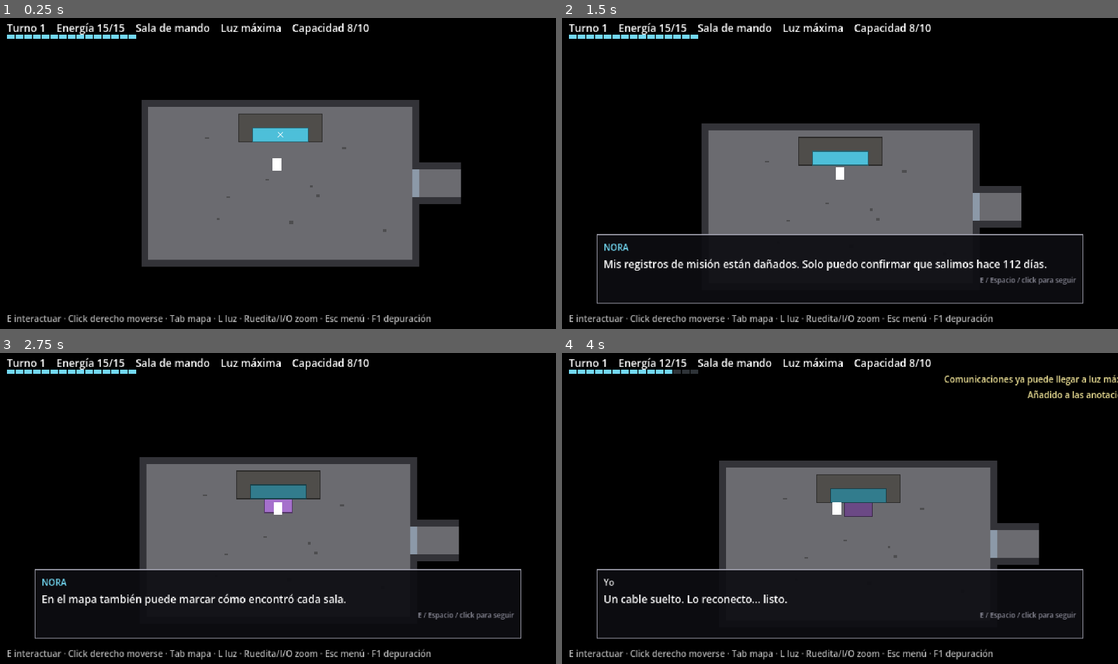
Above: before the commit, frames 1-4 (two rows, left to right).
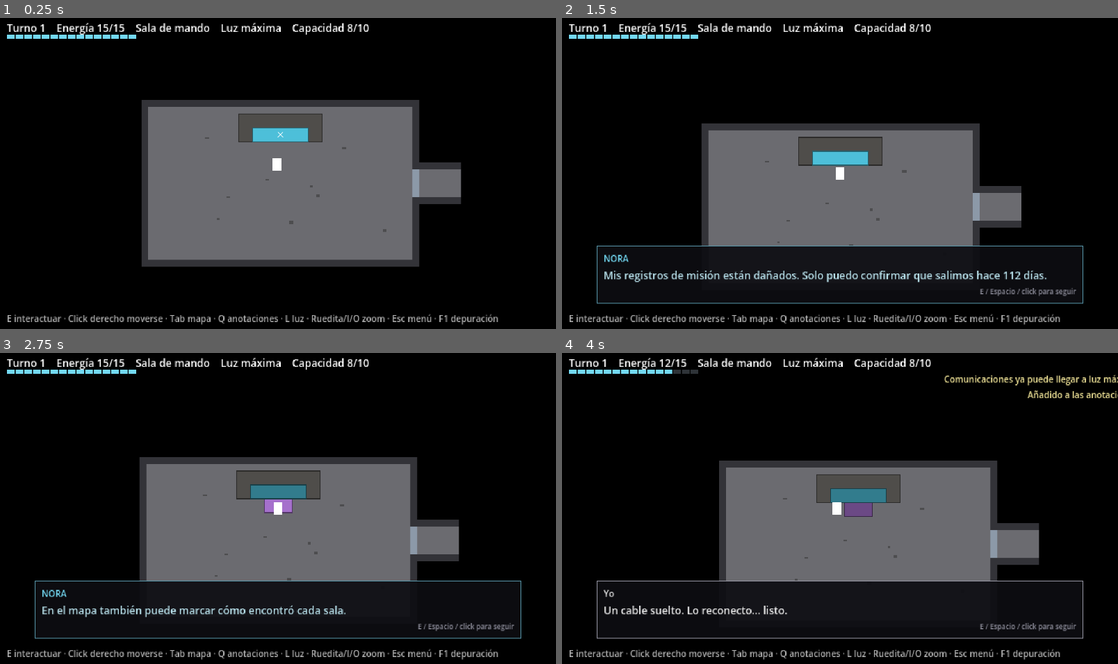
Above: after the commit, the same moments.

Repository: TeoBeltran/What-The-Ship-Remembers
Game: Godot game, scene res://escenas/juego.tscn
Two runs of this game, one before a commit and one after it. Both use one fixed random seed, a clock stepped at 60 frames per second and the inputs below.
Inputs (mouse positions are in pixels of both pictures, inside the frame that each line leads up to):
- Up to frame 1 (0.25 s): no input
- Up to frame 2 (1.5 s): tap Enter at 0.5 s; move the mouse to (962, 157) at 0.52 s; hold Right 0.53-1.28 s; tap Q at 0.6 s; click (962, 157) at 0.67 s; tap Space at 0.77, 1.07 s; tap Tab at 0.8, 1.35 s; move the mouse to (728, 189) at 1.27 s; hold Down from 1.28 s (still down); click (728, 189) at 1.42 s
- Up to frame 3 (2.75 s): tap Space at 1.52, 1.82 s; tap 1 at 1.55, 2.1 s; move the mouse to (333, 440) at 2.02 s; release Down at 2.03 s; hold Right from 2.03 s (still down); click (333, 440) at 2.17 s; tap 2 at 2.3 s
- Up to frame 4 (4 s): tap Space at 2.75, 3.02, 3.32, 3.77 s; move the mouse to (812, 570) at 2.77 s; release Right at 2.78 s; hold Up 2.78-3.53 s; tap 2 at 2.85 s; click (812, 570) at 2.92 s; tap 3 at 3.05, 3.6 s; move the mouse to (1006, 555) at 3.52 s; hold Left from 3.53 s (still down); click (1006, 555) at 3.67 s; tap E at 3.8 s

The runs differ from the first frame. In frame 1, 0.7% of the frame differs, in the area x 39-90%, y 95-99%; in frame 2, 6.2%, in the area x 6-94%, y 69-99%; in frame 3, 5.5%; in frame 4, 4.3%.

Commit message:
Paso 8: NORA, anotaciones e inventario

Diff:
--- a/what-the-ship-remembers/datos/textos.json
+++ b/what-the-ship-remembers/datos/textos.json
@@ -452,6 +452,13 @@
       "texto": "Voy a descansar un rato."
     }
   ],
+  "SIS_NORA_MENU": [
+    {
+      "orden": 1,
+      "hablante": "NORA",
+      "texto": "¿En qué puedo ayudarle?"
+    }
+  ],
   "T_COM_M": [
     {
       "orden": 1,
--- a/what-the-ship-remembers/scripts/estado.gd
+++ b/what-the-ship-remembers/scripts/estado.gd
@@ -50,6 +50,8 @@
 var marcas: Dictionary = {}           # sala -> "Pa"/"Pr"/"Ft" (del jugador, por turno)
 var inventario: Array[String] = []
 var anotaciones: Array[String] = []
+var anotaciones_turno: Dictionary = {} # id de anotación -> turno en que se agregó (paso 8)
+var conversaciones: Array = []        # conversaciones con NORA ya tenidas, en orden: {id, turno} (paso 8)
 
 
 func _init() -> void:
@@ -106,6 +108,8 @@
 	visitadas.clear()
 	inventario.clear()
 	anotaciones.clear()
+	anotaciones_turno.clear()
+	conversaciones.clear()
 	empezar_turno()
 
 
@@ -242,6 +246,8 @@
 		return false
 	_gastar(costo_interaccion(id))
 	obj[id]["usado"] = true
+	if es_conversacion(id):
+		conversaciones.append({"id": id, "turno": turno})
 	objeto_usado.emit(id)
 	for d in objetos[id]["disparadores"]:
 		_ejecutar_disparador(int(d["tipo"]), str(d["param"]))
@@ -264,6 +270,7 @@
 		4:
 			if not anotaciones.has(param):
 				anotaciones.append(param)
+				anotaciones_turno[param] = turno
 			anotacion_agregada.emit(param)
 		5:
 			obj[param]["desdibujado"] = true
@@ -278,6 +285,41 @@
 			if id.begins_with("desbloquear_"):
 				desbloquear(id.trim_prefix("desbloquear_"))
 	evento_especial.emit(id)
+
+
+# ============================================================
+# NORA (paso 8)
+# ============================================================
+
+## Las conversaciones con NORA son los objetos MAN_N* (consola de la sala de mando).
+func es_conversacion(id: String) -> bool:
+	return id.begins_with("MAN_N")
+
+
+## Conversaciones que se pueden elegir ahora en la consola (no forzadas: esas salen solas).
+func conversaciones_disponibles() -> Array:
+	var lista := []
+	for id in objetos:
+		if es_conversacion(id) and not objetos[id]["forzada"] and se_puede_usar(id):
+			lista.append(id)
+	lista.sort_custom(func(a, b): return int(a.trim_prefix("MAN_N")) < int(b.trim_prefix("MAN_N")))
+	return lista
+
+
+## Líneas de texto de una conversación (su primer disparador de texto).
+func lineas_de(id: String) -> Array:
+	for d in objetos[id]["disparadores"]:
+		if int(d["tipo"]) == 1:
+			return textos.get(str(d["param"]), [])
+	return []
+
+
+## Tema que ve el jugador en el menú de NORA: la primera línea del personaje (sin comillas ni puntos suspensivos finales).
+func tema_de(id: String) -> String:
+	for l in lineas_de(id):
+		if l["hablante"] == "PERSONAJE":
+			return str(l["texto"])
+	return "Hablar"
 
 
 ## Primera interacción forzada pendiente en la sala actual ("" = ninguna). La usa el juego para las cinemáticas.
--- a/what-the-ship-remembers/scripts/interfaz.gd
+++ b/what-the-ship-remembers/scripts/interfaz.gd
@@ -3,12 +3,24 @@
 ## avisos, indicación para interactuar, fundido a negro entre turnos y menú de pausa (Esc).
 ## Paso 6: panel de luz (L) para repartir la capacidad entre las salas (atajo; también se hace desde el mapa).
 ## Paso 7: barra de energía y mapa con Tab (scripts/mapa.gd).
+## Paso 8: menú de NORA (opciones en lista), voz de NORA "de otro tiempo" (hablante NORA_OTRA)
+##         y menú del personaje con Q (scripts/menu_personaje.gd).
 
 signal dialogo_terminado
 signal respuesta(indice: int)
 signal luz_pedida(sala: String, nivel: int)  # el jugador quiere cambiar la luz desde el panel
 
-const NOMBRE_HABLANTE := {"PERSONAJE": "Yo", "NORA": "NORA"}
+const NOMBRE_HABLANTE := {"PERSONAJE": "Yo", "NORA": "NORA", "NORA_OTRA": "NORA"}
+
+## Estilo de cada voz en greybox: color del nombre, color del texto y borde de la caja.
+## NORA_OTRA = NORA hablando con datos de otro tiempo (01, sección 2.1): parecida, pero más "limpia".
+## Es a propósito sutil: el jugador lo tiene que notar comparando, no por un cartel.
+const VOCES := {
+	"PERSONAJE": {"nombre": Color(0.9, 0.9, 0.9), "texto": Color(0.92, 0.92, 0.92), "borde": Color(0.6, 0.6, 0.65)},
+	"NORA": {"nombre": Color(0.45, 0.85, 0.95), "texto": Color(0.72, 0.88, 0.92), "borde": Color(0.35, 0.6, 0.68)},
+	"NORA_OTRA": {"nombre": Color(0.8, 0.97, 1.0), "texto": Color(1.0, 1.0, 1.0), "borde": Color(0.75, 0.92, 0.98)},
+}
+const CAJA_ABAJO := 330.0  # la caja de diálogo crece hacia arriba desde acá
 const NOMBRE_AUDIO := {"estatica": "estática de radio", "chisporroteo": "chisporroteo eléctrico"}
 
 var estado: Label
@@ -21,11 +33,13 @@
 var caja_texto: Label
 var menu: Control
 var caja_pie: Label
-var caja_opciones: HBoxContainer
+var caja_opciones: BoxContainer
 var negro: ColorRect
 var negro_texto: Label
 var mapa: Control
+var menu_personaje: Control
 var barra_energia: Control
+var _estilo_caja: StyleBoxFlat
 
 var _cola: Array = []          # líneas pendientes {hablante, texto}
 var _tiempo_mensaje := 0.0
@@ -41,6 +55,8 @@
 	# El mapa va primero: los mensajes y el estado se dibujan por encima.
 	mapa = preload("res://scripts/mapa.gd").new()
 	add_child(mapa)
+	menu_personaje = preload("res://scripts/menu_personaje.gd").new()
+	add_child(menu_personaje)
 	estado = _label(Vector2(8, 4), 12)
 	_crear_barra_energia()
 	mensaje = _label(Vector2(8, 284), 12)
@@ -72,6 +88,8 @@
 
 
 func _process(delta: float) -> void:
+	if caja.visible:
+		_acomodar_caja()
 	if _tiempo_mensaje > 0:
 		_tiempo_mensaje -= delta
 		if _tiempo_mensaje <= 0:
@@ -113,12 +131,12 @@
 	caja = PanelContainer.new()
 	caja.position = Vector2(40, 250)
 	caja.size = Vector2(560, 80)
-	var estilo := StyleBoxFlat.new()
-	estilo.bg_color = Color(0.05, 0.05, 0.07, 0.92)
-	estilo.border_color = Color(0.6, 0.6, 0.65)
-	estilo.set_border_width_all(1)
-	estilo.set_content_margin_all(8)
-	caja.add_theme_stylebox_override("panel", estilo)
+	_estilo_caja = StyleBoxFlat.new()
+	_estilo_caja.bg_color = Color(0.05, 0.05, 0.07, 0.92)
+	_estilo_caja.border_color = Color(0.6, 0.6, 0.65)
+	_estilo_caja.set_border_width_all(1)
+	_estilo_caja.set_content_margin_all(8)
+	caja.add_theme_stylebox_override("panel", _estilo_caja)
 	var v := VBoxContainer.new()
 	caja.add_child(v)
 	caja_hablante = Label.new()
@@ -129,8 +147,7 @@
 	caja_texto.autowrap_mode = TextServer.AUTOWRAP_WORD_SMART
 	caja_texto.custom_minimum_size = Vector2(540, 0)
 	v.add_child(caja_texto)
-	caja_opciones = HBoxContainer.new()
-	caja_opciones.add_theme_constant_override("separation", 40)
+	caja_opciones = BoxContainer.new()  # horizontal (Sí / No) o vertical (menú de NORA)
 	caja_opciones.alignment = BoxContainer.ALIGNMENT_CENTER
 	caja_opciones.visible = false
 	v.add_child(caja_opciones)
@@ -144,6 +161,13 @@
 	add_child(caja)
 
 
+## La caja queda apoyada abajo y crece hacia arriba según el contenido (se llama cada cuadro mientras se ve).
+func _acomodar_caja() -> void:
+	var alto := caja.get_combined_minimum_size().y
+	caja.size = Vector2(560, alto)
+	caja.position = Vector2(40, CAJA_ABAJO - alto)
+
+
 func dialogo_activo() -> bool:
 	return caja.visible
 
@@ -163,10 +187,13 @@
 	var l: Dictionary = _cola.pop_front()
 	var h: String = l["hablante"]
 	caja_hablante.text = NOMBRE_HABLANTE.get(h, h)
-	# NORA en otro color (en greybox, su "voz").
-	caja_hablante.add_theme_color_override("font_color", Color(0.45, 0.85, 0.95) if h == "NORA" else Color(0.9, 0.9, 0.9))
+	var voz: Dictionary = VOCES.get(h, VOCES["PERSONAJE"])
+	caja_hablante.add_theme_color_override("font_color", voz["nombre"])
+	caja_texto.add_theme_color_override("font_color", voz["texto"])
+	_estilo_caja.border_color = voz["borde"]
 	caja_texto.text = l["texto"]
 	caja.visible = true
+	_acomodar_caja()
 
 
 func avanzar_dialogo() -> void:
@@ -178,9 +205,14 @@
 
 ## Muestra una línea con opciones (←/→ o A/D para elegir, E/Enter/Espacio o click para confirmar).
 ## Emite respuesta(indice) al elegir.
-func preguntar(linea: Dictionary, opciones: Array) -> void:
+## vertical = true: una opción debajo de la otra (para listas largas, como el menú de NORA).
+func preguntar(linea: Dictionary, opciones: Array, vertical := false) -> void:
 	_cola.clear()
+	caja_opciones.vertical = vertical
+	caja_opciones.alignment = BoxContainer.ALIGNMENT_BEGIN if vertical else BoxContainer.ALIGNMENT_CENTER
+	caja_opciones.add_theme_constant_override("separation", 1 if vertical else 40)
 	for b in caja_opciones.get_children():
+		caja_opciones.remove_child(b)  # sacarlas ya: si no, _marcar las cuenta hasta el cuadro siguiente
 		b.queue_free()
 	# Cada opción: una marca ">" de ancho fijo (solo se prende la elegida) + el botón. El texto nunca se mueve.
 	for i in opciones.size():
@@ -197,6 +229,9 @@
 		b.focus_mode = Control.FOCUS_NONE
 		b.custom_minimum_size = Vector2(110, 0)
 		b.add_theme_font_size_override("font_size", 11)
+		if vertical:
+			b.flat = true
+			b.alignment = HORIZONTAL_ALIGNMENT_LEFT
 		b.pressed.connect(func(): _elegir(i))
 		b.mouse_entered.connect(func(): _seleccion = i; _marcar())
 		fila.add_child(b)
@@ -206,7 +241,7 @@
 	_pregunta = true
 	_seleccion = 0
 	caja_opciones.visible = true
-	caja_pie.text = "←/→ elegir · E / Enter confirmar"
+	caja_pie.text = ("↑/↓" if vertical else "←/→") + " elegir · E / Enter confirmar"
 	_marcar.call_deferred()
 
 
--- a/what-the-ship-remembers/scripts/juego.gd
+++ b/what-the-ship-remembers/scripts/juego.gd
@@ -6,8 +6,10 @@
 ##         descansar hablando con NORA (cuando no tiene nada nuevo) y fin de turno al quedarse sin energía.
 ## Paso 6: luz. Panel con L para repartir la capacidad; oscuridad por sala.
 ## Paso 7: mapa manteniendo Tab (luz con la rueda o L, marcas Pa/Pr/Ft) y barra de energía.
+## Paso 8: consola de NORA con menú de temas (conversaciones disponibles, descansar, nada por ahora)
+##         y menú del personaje con Q (anotaciones, conversaciones con NORA, inventario).
 ##
-## Controles: E interactuar · Tab mapa · L luz · ruedita / I / O zoom · Esc menú
+## Controles: E interactuar · Tab mapa · Q anotaciones · L luz · ruedita / I / O zoom · Esc menú
 ## Pantalla: F11 pantalla completa
 ## Depuración (provisoria): F1 info e IDs · F2 abrir sala común · F3 recargar energía
 ##                          F4 turno siguiente · F5 cambiar la luz de la sala actual
@@ -24,6 +26,7 @@
 var _fin_turno := false  # durante el texto y el fundido a negro entre turnos
 var _alfa_terminado := false
 var _ultima_pos := Vector2.ZERO  # última posición dentro de la sala actual (para volver si no puede pasar)
+var _opciones_nora: Array = []  # lo que significa cada opción de la pregunta abierta: id de conversación, "descansar" o "nada"
 
 @onready var nave: Node2D = $Nave
 @onready var personaje: CharacterBody2D = $Personaje
@@ -67,7 +70,7 @@
 
 
 func _physics_process(_delta: float) -> void:
-	personaje.bloqueado = ui.dialogo_activo() or _fin_turno or ui.luz_abierta() or ui.mapa.visible
+	personaje.bloqueado = ui.dialogo_activo() or _fin_turno or ui.luz_abierta() or ui.mapa.visible or ui.menu_personaje.visible
 	# ¿Entró a otra sala? (en los pasillos no se cambia de sala)
 	var sala: String = nave.sala_en(personaje.position)
 	if sala != "" and sala != Estado.sala_actual:
@@ -82,7 +85,7 @@
 		_pendiente = null
 		if obj.rect_global().grow(ALCANCE + 4 * E).has_point(personaje.position):
 			_interactuar_con(obj)
-	if ui.dialogo_activo() or ui.menu_abierto() or ui.luz_abierta() or ui.mapa.visible or _fin_turno or _alfa_terminado:
+	if ui.dialogo_activo() or ui.menu_abierto() or ui.luz_abierta() or ui.mapa.visible or ui.menu_personaje.visible or _fin_turno or _alfa_terminado:
 		return
 	# Cinemática en curso: cuando llega (o se traba), recién ahí se dispara la interacción forzada.
 	if _cinematica != "":
@@ -162,16 +165,47 @@
 	_fin_turno = false
 
 
-## NORA sin nada nuevo: pregunta si querés descansar (terminar el turno).
-func _preguntar_descanso() -> void:
-	var lineas: Array = Estado.textos.get("SIS_DESCANSAR_PREGUNTA", [])
-	var linea: Dictionary = lineas[-1] if not lineas.is_empty() else {"hablante": "NORA", "texto": "¿Desea descansar?"}
-	ui.preguntar(linea, ["Sí, descansar", "Todavía no"])
+# ============================================================
+# Consola de NORA (paso 8)
+# ============================================================
+# Con temas nuevos: menú con un tema por conversación disponible + Descansar + Nada por ahora.
+# Sin temas: "No tengo nada nuevo para informarle. ¿Desea descansar?" (Sí / Todavía no).
+# Al terminar una conversación elegida, si quedan temas, el menú vuelve solo.
+
+func _linea_sistema(id: String, por_defecto: String) -> Dictionary:
+	var lineas: Array = Estado.textos.get(id, [])
+	return lineas[-1] if not lineas.is_empty() else {"hablante": "NORA", "texto": por_defecto}
+
+
+func _hablar_con_nora() -> void:
+	var temas := Estado.conversaciones_disponibles()
+	if temas.is_empty():
+		_opciones_nora = ["descansar", "nada"]
+		ui.preguntar(_linea_sistema("SIS_DESCANSAR_PREGUNTA", "No tengo nada nuevo para informarle. ¿Desea descansar?"),
+			["Sí, descansar", "Todavía no"])
+		return
+	_opciones_nora = temas.duplicate()
+	var textos: Array = []
+	for id in temas:
+		textos.append(Estado.tema_de(id))
+	_opciones_nora.append_array(["descansar", "nada"])
+	textos.append_array(["Descansar (terminar el turno)", "Nada por ahora"])
+	ui.preguntar(_linea_sistema("SIS_NORA_MENU", "¿En qué puedo ayudarle?"), textos, true)
 
 
 func _on_respuesta(indice: int) -> void:
-	if indice == 0:
-		_terminar_turno(Estado.textos.get("SIS_DESCANSAR_SI", []))
+	var eleccion: String = _opciones_nora[indice] if indice < _opciones_nora.size() else "nada"
+	_opciones_nora = []
+	match eleccion:
+		"descansar":
+			_terminar_turno(Estado.textos.get("SIS_DESCANSAR_SI", []))
+		"nada":
+			pass
+		_:
+			if Estado.interactuar(eleccion):
+				await ui.dialogo_terminado
+				if not Estado.conversaciones_disponibles().is_empty() and not _fin_turno:
+					_hablar_con_nora()
 
 
 func _process(_delta: float) -> void:
@@ -207,12 +241,12 @@
 
 
 func _interactuar_con(obj) -> void:
+	if obj.es_consola:
+		_hablar_con_nora()
+		return
 	var id: String = obj.id_usable()
 	if id != "":
 		Estado.interactuar(id)
-		return
-	if obj.es_consola:
-		_preguntar_descanso()
 		return
 	var pendiente: String = obj.id_visible_pendiente()
 	if pendiente == "":
@@ -222,19 +256,21 @@
 
 
 func _actualizar_indicacion() -> void:
-	if ui.dialogo_activo() or ui.menu_abierto() or ui.luz_abierta() or ui.mapa.visible or _fin_turno or _cinematica != "":
+	if ui.dialogo_activo() or ui.menu_abierto() or ui.luz_abierta() or ui.mapa.visible or ui.menu_personaje.visible or _fin_turno or _cinematica != "":
 		ui.indicacion.text = ""
 		return
 	var obj = objeto_cercano()
 	if obj == null:
 		ui.indicacion.text = ""
 		return
+	if obj.es_consola:
+		var nuevos := Estado.conversaciones_disponibles().size()
+		ui.indicacion.text = "E: hablar con NORA" + ("" if nuevos == 0 else " (%d %s)" % [nuevos, "tema nuevo" if nuevos == 1 else "temas nuevos"])
+		return
 	var id: String = obj.id_usable()
 	if id != "":
 		var costo: int = Estado.costo_interaccion(id)
-		ui.indicacion.text = ("E: hablar con NORA" if obj.es_consola else "E: investigar " + obj.nombre()) + ("" if costo == 0 else " (%d)" % costo)
-	elif obj.es_consola:
-		ui.indicacion.text = "E: hablar con NORA"
+		ui.indicacion.text = "E: investigar " + obj.nombre() + ("" if costo == 0 else " (%d)" % costo)
 	elif obj.id_visible_pendiente() != "":
 		var costo: int = Estado.costo_interaccion(obj.id_visible_pendiente())
 		ui.indicacion.text = "E: investigar %s (%d) — no alcanza la energía" % [obj.nombre(), costo]
@@ -263,7 +299,7 @@
 		ui.depuracion.text = "[DEPURACIÓN] Tiempo: %s · Luz: %d · Capacidad %d/%d · F2 abrir sala común · F3 energía · F4 turno · F5 luz" % [
 			Estado.tiempo_de(sala), Estado.luz[sala], Estado.capacidad_usada(), Estado.cfg("capacidad_luz")]
 	else:
-		ui.depuracion.text = "E interactuar · Click derecho moverse · Tab mapa · L luz · Ruedita/I/O zoom · Esc menú · F1 depuración"
+		ui.depuracion.text = "E interactuar · Click derecho moverse · Tab mapa · Q anotaciones · L luz · Ruedita/I/O zoom · Esc menú · F1 depuración"
 
 
 func _set_depuracion(valor: bool) -> void:
@@ -291,6 +327,10 @@
 func _unhandled_input(event: InputEvent) -> void:
 	# Menú de pausa
 	if event.is_action_pressed("ui_cancel"):
+		if ui.menu_personaje.visible:
+			ui.menu_personaje.cerrar()
+			get_viewport().set_input_as_handled()
+			return
 		if ui.mapa.visible:
 			ui.mapa.cerrar()
 			get_viewport().set_input_as_handled()
@@ -306,6 +346,38 @@
 		get_viewport().set_input_as_handled()
 		return
 	if ui.menu_abierto() or _alfa_terminado:
+		return
+	# Menú del personaje (Q): anotaciones, conversaciones, inventario.
+	if ui.menu_personaje.visible:
+		if event is InputEventKey and event.pressed:
+			match event.keycode:
+				KEY_Q:
+					if not event.echo:
+						ui.menu_personaje.cerrar()
+				KEY_LEFT, KEY_A:
+					ui.menu_personaje.cambiar_pestana(-1)
+				KEY_RIGHT, KEY_D, KEY_TAB:
+					ui.menu_personaje.cambiar_pestana(1)
+				KEY_1, KEY_KP_1:
+					ui.menu_personaje.elegir(0)
+				KEY_2, KEY_KP_2:
+					ui.menu_personaje.elegir(1)
+				KEY_3, KEY_KP_3:
+					ui.menu_personaje.elegir(2)
+				KEY_UP, KEY_W:
+					ui.menu_personaje.desplazar(-1)
+				KEY_DOWN, KEY_S:
+					ui.menu_personaje.desplazar(1)
+		get_viewport().set_input_as_handled()
+		return
+	if event is InputEventKey and event.pressed and not event.echo and event.keycode == KEY_Q:
+		if not (ui.dialogo_activo() or ui.pregunta_activa() or ui.luz_abierta() or _fin_turno or _cinematica != ""):
+			if ui.mapa.visible:
+				ui.mapa.cerrar()
+			personaje.detener()
+			_pendiente = null
+			ui.menu_personaje.abrir()
+		get_viewport().set_input_as_handled()
 		return
 	# Tab abre y cierra el mapa (no durante diálogos, el panel de luz ni el cambio de turno).
 	if event is InputEventKey and event.pressed and not event.echo and event.keycode == KEY_TAB:
--- /dev/null
+++ b/what-the-ship-remembers/scripts/menu_personaje.gd
@@ -0,0 +1,179 @@
+extends Control
+## Menú del personaje (paso 8), se abre y cierra con Q (Esc también cierra).
+## Tres pestañas: Anotaciones (hechos, agrupados por turno), Conversaciones (lo que dijo NORA,
+## para releer y comparar) e Inventario.
+## ←/→ (A/D) o 1/2/3 cambian de pestaña · ↑/↓ (W/S) o la ruedita desplazan · click en las pestañas.
+## La interfaz está a 640x360 (se escala con el CanvasLayer).
+
+const PESTANAS := ["Anotaciones", "Conversaciones", "Inventario"]
+const C_TITULO := "#e0e0e0"
+const C_TURNO := "#8a8f99"
+const C_TEXTO := "#d8d8d8"
+const C_VACIO := "#6a6e76"
+const C_YO := "#e6e6e6"
+
+var _pestana := 0
+var _botones: Array[Button] = []
+var _texto: RichTextLabel
+
+
+func _ready() -> void:
+	position = Vector2(0, 0)
+	size = Vector2(640, 360)
+	mouse_filter = Control.MOUSE_FILTER_STOP
+	visible = false
+	var fondo := ColorRect.new()
+	fondo.color = Color(0, 0, 0, 0.6)
+	fondo.size = size
+	fondo.mouse_filter = Control.MOUSE_FILTER_IGNORE
+	add_child(fondo)
+	var panel := PanelContainer.new()
+	panel.position = Vector2(40, 28)
+	panel.size = Vector2(560, 300)
+	var estilo := StyleBoxFlat.new()
+	estilo.bg_color = Color(0.05, 0.05, 0.07, 0.96)
+	estilo.border_color = Color(0.6, 0.6, 0.65)
+	estilo.set_border_width_all(1)
+	estilo.set_content_margin_all(10)
+	panel.add_theme_stylebox_override("panel", estilo)
+	add_child(panel)
+	var v := VBoxContainer.new()
+	v.add_theme_constant_override("separation", 6)
+	panel.add_child(v)
+	var fila := HBoxContainer.new()
+	fila.add_theme_constant_override("separation", 6)
+	v.add_child(fila)
+	for i in PESTANAS.size():
+		var b := Button.new()
+		b.text = "%d  %s" % [i + 1, PESTANAS[i]]
+		b.toggle_mode = true
+		b.focus_mode = Control.FOCUS_NONE
+		b.add_theme_font_size_override("font_size", 11)
+		b.pressed.connect(func(): elegir(i))
+		fila.add_child(b)
+		_botones.append(b)
+	_texto = RichTextLabel.new()
+	_texto.bbcode_enabled = true
+	_texto.scroll_active = true
+	_texto.scroll_following = false
+	_texto.custom_minimum_size = Vector2(540, 236)
+	_texto.size_flags_vertical = Control.SIZE_EXPAND_FILL
+	_texto.add_theme_font_size_override("normal_font_size", 11)
+	_texto.add_theme_font_size_override("bold_font_size", 11)
+	_texto.focus_mode = Control.FOCUS_NONE
+	v.add_child(_texto)
+	var pie := Label.new()
+	pie.text = "←/→ o 1/2/3 pestaña · ↑/↓ o ruedita desplazar · Q / Esc cerrar"
+	pie.add_theme_font_size_override("font_size", 8)
+	pie.add_theme_color_override("font_color", Color(0.55, 0.55, 0.6))
+	pie.horizontal_alignment = HORIZONTAL_ALIGNMENT_RIGHT
+	v.add_child(pie)
+
+
+func abrir() -> void:
+	visible = true
+	elegir(_pestana)
+
+
+func cerrar() -> void:
+	visible = false
+
+
+func elegir(i: int) -> void:
+	_pestana = posmod(i, PESTANAS.size())
+	for j in _botones.size():
+		_botones[j].button_pressed = j == _pestana
+	_texto.clear()
+	match _pestana:
+		0:
+			_texto.append_text(_anotaciones())
+		1:
+			_texto.append_text(_conversaciones())
+		2:
+			_texto.append_text(_inventario())
+	# Anotaciones y conversaciones: se abre al final (lo más nuevo); inventario, arriba.
+	if _pestana < 2:
+		_bajar_al_final.call_deferred()
+	else:
+		_texto.scroll_to_line(0)
+
+
+func _bajar_al_final() -> void:
+	_texto.scroll_to_line(maxi(_texto.get_line_count() - 1, 0))
+
+
+func cambiar_pestana(paso: int) -> void:
+	elegir(_pestana + paso)
+
+
+func desplazar(paso: int) -> void:
+	var barra := _texto.get_v_scroll_bar()
+	barra.value += paso * 14
+
+
+# ------------------------------------------------------------
+# Contenido de cada pestaña (BBCode)
+# ------------------------------------------------------------
+
+static func _limpio(t: String) -> String:
+	return t.replace("[", "[lb]")
+
+
+func _anotaciones() -> String:
+	if Estado.anotaciones.is_empty():
+		return "[color=%s]Todavía no anoté nada.[/color]" % C_VACIO
+	var s := ""
+	var turno_actual := -1
+	for id in Estado.anotaciones:
+		var t := int(Estado.anotaciones_turno.get(id, 0))
+		if t != turno_actual:
+			turno_actual = t
+			s += ("\n" if s != "" else "") + "[color=%s]Turno %d[/color]\n" % [C_TURNO, t]
+		s += "[color=%s]·  %s[/color]\n" % [C_TEXTO, _limpio(str(Estado.anotaciones_txt.get(id, id)))]
+	return s
+
+
+func _conversaciones() -> String:
+	if Estado.conversaciones.is_empty():
+		return "[color=%s]Todavía no hablé con NORA.[/color]" % C_VACIO
+	var voces: Dictionary = get_parent().VOCES
+	var s := ""
+	var turno_actual := -1
+	for c in Estado.conversaciones:
+		if int(c["turno"]) != turno_actual:
+			turno_actual = int(c["turno"])
+			s += ("\n" if s != "" else "") + "[color=%s]Turno %d[/color]\n" % [C_TURNO, turno_actual]
+		else:
+			s += "[color=%s]  ·[/color]\n" % C_TURNO  # separa conversaciones del mismo turno
+		for l in Estado.lineas_de(c["id"]):
+			var h: String = l["hablante"]
+			var texto := _limpio(str(l["texto"]))
+			if h == "PERSONAJE":
+				s += "[color=%s]Yo: %s[/color]\n" % [C_YO, texto]
+			else:
+				# Se respeta la "voz" de NORA (normal o de otro tiempo) también al releer.
+				var voz: Dictionary = voces.get(h, voces["NORA"])
+				s += "[color=#%s]NORA:[/color] [color=#%s]%s[/color]\n" % [
+					voz["nombre"].to_html(false), voz["texto"].to_html(false), texto]
+	return s
+
+
+func _inventario() -> String:
+	if Estado.inventario.is_empty():
+		return "[color=%s]No llevo nada encima.[/color]" % C_VACIO
+	var s := ""
+	for id in Estado.inventario:
+		var it: Dictionary = Estado.items.get(id, {})
+		s += "[color=%s][b]%s[/b][/color]\n[color=%s]%s[/color]\n\n" % [
+			C_TITULO, _limpio(str(it.get("nombre", id))), C_TEXTO, _limpio(str(it.get("descripcion", "")))]
+	return s
+
+
+func _gui_input(event: InputEvent) -> void:
+	if event is InputEventMouseButton and event.pressed:
+		if event.button_index == MOUSE_BUTTON_WHEEL_UP:
+			desplazar(-1)
+			accept_event()
+		elif event.button_index == MOUSE_BUTTON_WHEEL_DOWN:
+			desplazar(1)
+			accept_event()
Not shown, added: what-the-ship-remembers/scripts/menu_personaje.gd.uid
Not shown, changed: herramientas/planilla_a_json.py
Not shown, changed: planilla/contenido_alfa.xlsx
